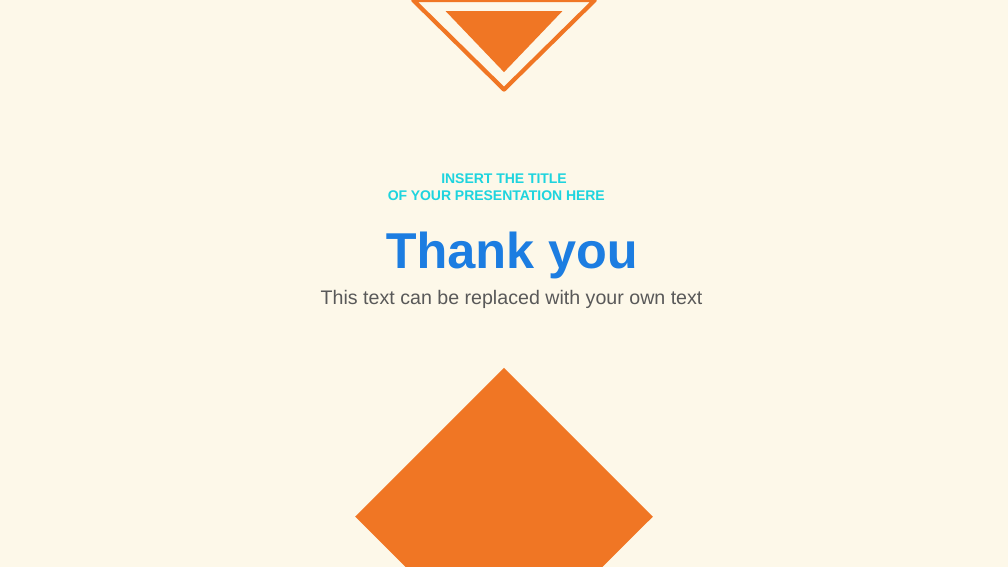
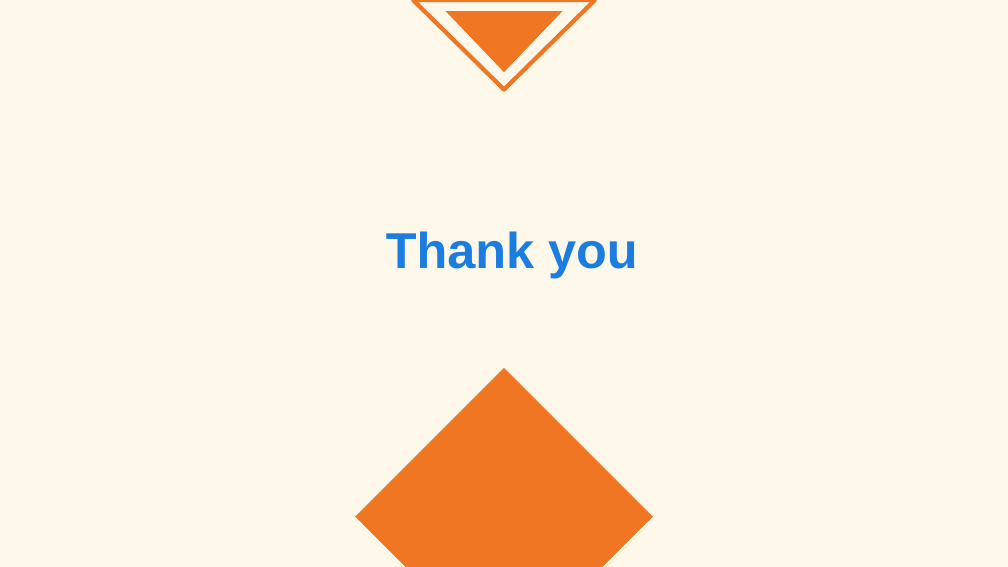
Before and after one commit to andyy0123/STV_finalProject, a slide deck: slide 15 of midterm.pptx. Drawn at 1008x567 pixels with LibreOffice and Linux fonts; fonts in the diff are those of the drawing. Boxes give left, top, right and bottom in pixels: in the first picture for what was removed or moved away, otherwise in the second. Text is boxed around its words. In the diff, an @@ line names an element or a change of style, - is before the commit and + after.

Commit message:
Fix ppt.

```diff
--- a/midterm.pptx
+++ b/midterm.pptx
@@ text removed at <box>388,173,605,200</box> @@
-INSERT THE TITLE
-OF YOUR PRESENTATION HERE
@@ text removed at <box>321,290,703,308</box> @@
-This text can be replaced with your own text
```
Also in this commit, not shown: 1 other slide changed.
